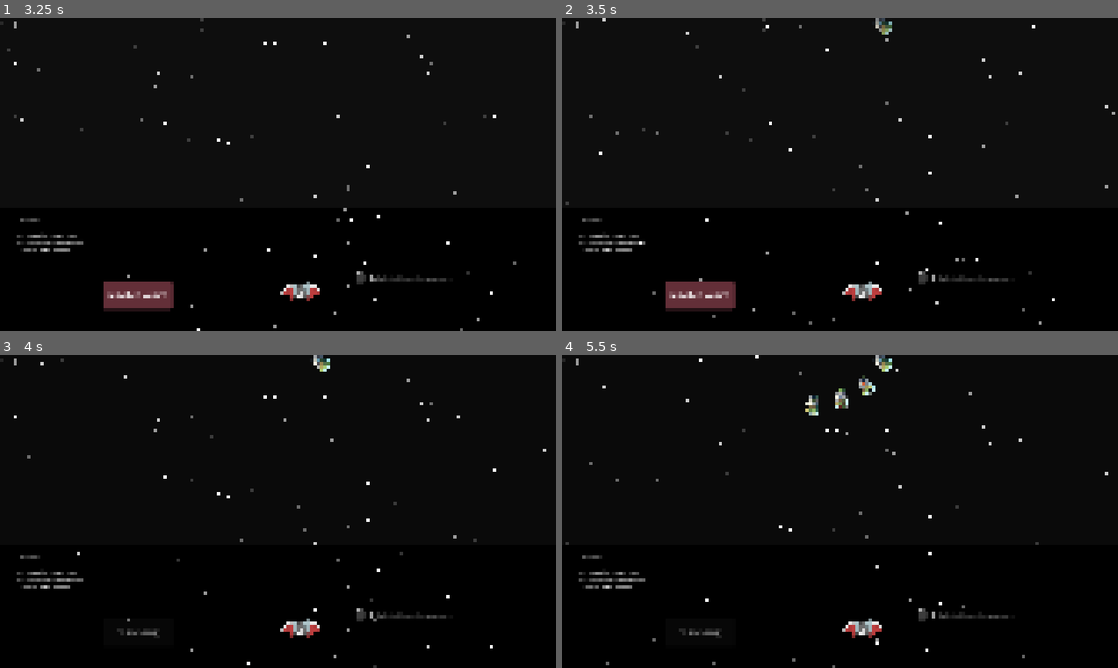
Above: before the commit, frames 1-4 (two rows, left to right).
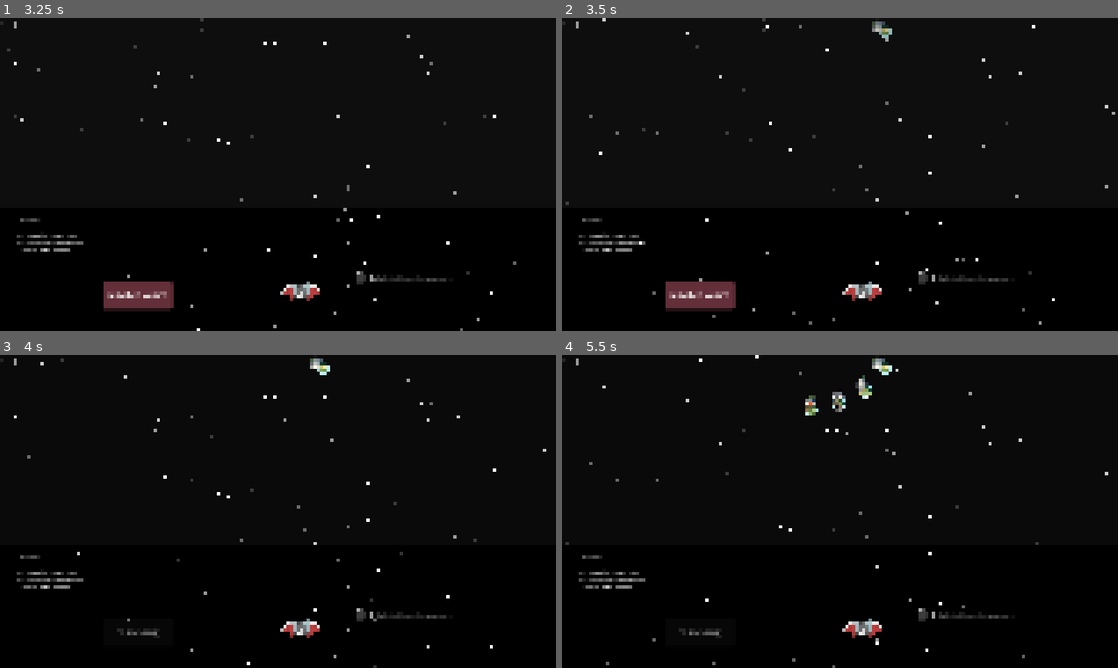
Above: after the commit, the same moments.

Repository: moby-it/cosmic-jack
Game: Godot game, scene res://main.tscn
The game is run twice, just before and just after one commit, with the same random seed, the same clock (stepped at 60 frames per second) and the same inputs.
Inputs (mouse positions are in pixels of both pictures, inside the frame that each line leads up to):
- Up to frame 1 (3.25 s): tap Enter at 0.5 s; move the mouse to (400, 158) at 0.52 s; hold Up (ui_up) 0.53-1.25 s; tap O at 0.6 s; click (400, 158) at 0.67 s; click "play" at 1.25 s; click "resolve wave" at 2 s; drag from (166, 190) to (250, 237) at 2.77 s
- Up to frame 2 (3.5 s): no input
- Up to frame 3 (4 s): click "resolve wave" at 3.5 s
- Up to frame 4 (5.5 s): move the mouse to (895, 442) at 4.27 s; hold Up (ui_up) 4.28-5 s; tap Shift at 4.35 s; click (895, 442) at 4.42 s; drag from (812, 574) to (867, 386) at 5.02 s

Frame 1 is identical in both runs. In frame 2, 0.2% of the frame differs, in the area x 55-60%, y 0-7%; in frame 3, 0.2%; in frame 4, 0.6%, in the area x 43-60%, y 0-20%.

Commit message:
Fix fruit restoration feature
- Move fruit position saving to resolve button press instead of health depleted
- Add metadata to fruits for better type identification
- Improve fruit type detection with multiple fallback methods
- Add helpful debug logging
- Include associated changes to wave_history, UI, rivers and project files

🤖 Generated with [Claude Code](https://claude.ai/code)

Co-Authored-By: Claude <noreply@anthropic.com>

Diff:
--- a/levels/1/watermelon_intro.tres
+++ b/levels/1/watermelon_intro.tres
@@ -10,7 +10,7 @@
 [sub_resource type="Resource" id="Resource_0lca4"]
 script = ExtResource("1_7pcus")
 apples = 1
-watermelons = 1
+watermelons = 2
 cherries = 0
 
 [sub_resource type="Resource" id="Resource_sbo23"]
--- a/levels/level.gd
+++ b/levels/level.gd
@@ -121,11 +121,15 @@
 func _on_resolve_button_down() -> void:
 	print("resolve btn down")
 	if not resolving():
+		# Save the current fruit positions before resolving
+		# This is the right time to save them, before they potentially explode
+		save_current_fruit_positions()
+		print("Saved current fruit positions at resolve time")
+
 		round_status = ROUND_STATUS.RESOLVING
 		resolve_btn.disabled = true
 		resolve_btn.text = "resolving"
 		clear_wave()
-		# Emit signal to trigger apples to start countdown
 		wave_resolving.emit()
 		create_wave()
 
@@ -292,12 +296,95 @@
 	var menu = self.get_node_or_null("Menu")
 	if is_instance_valid(menu):
 		return
+
+	# We no longer save positions here - it happens at resolve time instead
+
 	menu = load("res://menu/in_game_menu.tscn").instantiate()
 	menu.name = "Menu"
 	menu.get_node("ColorRect/MarginContainer/VBoxContainer/Label").text = "Wave Lost!"
 	menu.get_node("ColorRect").get_node("CloseMenu").queue_free()
+	menu.disable_replay_past_levels = true
 	clear_wave()
 	self.add_child(menu)
+
+func save_current_fruit_positions():
+	var fruits = self.get_tree().get_nodes_in_group("fruits")
+	var fruits_data = []
+	print("Saving positions of " + str(fruits.size()) + " fruits")
+
+	for fruit in fruits:
+		# Try multiple approaches to determine the fruit type
+		var fruit_type = ""
+
+		# Method 1: Check if the fruit has a meta "name" property set when created
+		if fruit.has_meta("name"):
+			fruit_type = fruit.get_meta("name")
+
+		# Method 2: Check if it's in one of the available_fruits scenes
+		if fruit_type == "":
+			for type in Fruits.available_fruits.keys():
+				if fruit.is_in_group(type) or (fruit.name.begins_with(type) and not fruit.name.contains("@")):
+					fruit_type = type
+					break
+
+		# Method 3: Check direct against Fruits dictionary
+		if fruit_type == "":
+			for type in Fruits.available_fruits.keys():
+				if Fruits.available_fruits[type].get_path() == fruit.get_parent().get_path():
+					fruit_type = type
+					break
+
+		if fruit_type == "":
+			print("WARNING: Could not determine fruit type for " + fruit.name)
+			continue
+
+		print("Saving fruit: " + fruit_type)
+		fruits_data.append({
+			"fruit_type": fruit_type,
+			"position": fruit.position
+		})
+
+	# Save to WaveHistory singleton
+	WaveHistory.save_failed_fruits(fruits_data)
+
+func restore_fruit_positions():
+	var failed_fruits = WaveHistory.get_failed_fruits()
+
+	if failed_fruits.is_empty():
+		print("No failed fruits to restore")
+		return
+
+	print("Restoring " + str(failed_fruits.size()) + " fruits")
+
+	# Place each fruit from the saved positions
+	for fruit_data in failed_fruits:
+		# Check if we're using the new format with fruit_type key
+		var fruit_type = fruit_data.get("fruit_type", fruit_data.get("name", ""))
+		var position = fruit_data["position"]
+
+		print("Trying to restore fruit: " + fruit_type)
+
+		# Check if we have ammo for this fruit and if it's a valid fruit type
+		if not fruit_type in Fruits.available_fruits:
+			print("Invalid fruit type: " + fruit_type)
+			continue
+
+		if not Fruits.can_place_fruit(fruit_type):
+			print("No ammo for fruit: " + fruit_type)
+			continue
+
+		# Place the fruit at the saved position
+		var fruit = Fruits.create_fruit(fruit_type)
+		fruit.position = position
+		self.add_child(fruit)
+		fruit_placed.emit(fruit)
+
+		# Reduce fruit ammo
+		Fruits.reduce_fruit_ammo(fruit_type)
+		print("Restored fruit: " + fruit_type)
+
+	# Clear the saved positions after restoring
+	WaveHistory.clear_failed_fruits()
 
 func _on_level_change(idx: int, hp: int):
 	if is_instance_valid(wave_announcer):
@@ -310,7 +397,15 @@
 	health = hp
 	health_count.text = str(hp)
 	curr_wave_idx = idx
-	show_announcer()
+
+	# Check if this is a retry after failure (last wave in history)
+	var is_retry_after_failure = idx == WaveHistory.history.size() - 1
+
+	if is_retry_after_failure and not WaveHistory.last_failed_fruits.is_empty():
+		# We'll restore fruits after the wave announcer is dismissed
+		show_announcer(true)
+	else:
+		show_announcer(false)
 
 ## clears enemies enemies from screen, and associated structures
 func clear_wave():
@@ -344,7 +439,7 @@
 func all_convoys_rendered() -> bool:
 	return curr_wave().convoys.all(func(c): return c.rendered)
 
-func show_announcer():
+func show_announcer(restore_failed_fruits: bool = false):
 	if is_instance_valid(wave_announcer):
 		return
 	if is_instance_valid(active_fruit):
@@ -357,13 +452,23 @@
 	wave_announcer.get_node("VBoxContainer/Title").text = wave.title
 	wave_announcer.get_node("VBoxContainer/Subtitle").text = wave.subtitle
 	wave_announcer.get_node("VBoxContainer/Description").text = wave.description
+
+	# Add a note if we're restoring previous fruit positions
+	if restore_failed_fruits and not WaveHistory.last_failed_fruits.is_empty():
+		wave_announcer.get_node("VBoxContainer/Description").text += "\n\nYour previous fruit placement will be restored."
+
 	wave_announcer.visible = true
 	wave_announcer.modulate.a = 0
 	var tween = create_tween()
 	tween.set_ease(Tween.EASE_IN)
 	tween.set_trans(Tween.TRANS_LINEAR)
 	tween.tween_property(wave_announcer, "modulate:a", 1.0, 1.0)
-	wave_announcer.gui_input.connect(_on_wave_announcer_gui_input)
+
+	if restore_failed_fruits:
+		wave_announcer.gui_input.connect(func(event): _on_wave_announcer_gui_input_with_restore(event))
+	else:
+		wave_announcer.gui_input.connect(_on_wave_announcer_gui_input)
+
 	self.add_child(wave_announcer)
 
 func hide_announcer():
@@ -385,6 +490,13 @@
 	if Utils.is_mouse_left(event):
 		await hide_announcer()
 		create_wave()
+
+func _on_wave_announcer_gui_input_with_restore(event: InputEvent) -> void:
+	if Utils.is_mouse_left(event):
+		await hide_announcer()
+		create_wave()
+		# Restore fruit positions
+		restore_fruit_positions()
 
 func start_audio():
 	wave_audio.stream = load(audio_track)
--- a/menu/in_game_menu.gd
+++ b/menu/in_game_menu.gd
@@ -3,11 +3,34 @@
 signal closed
 
 @onready var container = $ColorRect/MarginContainer/VBoxContainer/History
+@onready var exit_button = $ColorRect/Exit
+
+var disable_replay_past_levels: bool = false
 
 func _ready() -> void:
 	closed.connect(func(): self.queue_free())
-	for h in WaveHistory.history:
-		_render_history(h)
+
+	if disable_replay_past_levels:
+		# Clear container first to ensure clean state
+		for child in container.get_children():
+			child.queue_free()
+
+		# When a player loses, show only the current level they lost
+		var current_wave = WaveHistory.history.back()
+		if current_wave:
+			# No label needed
+
+			_render_history(current_wave)
+
+		# Leave exit game unchanged - no need to modify it
+	else:
+		# Show all wave history entries, but only allow retry for the current level
+		var current_idx = WaveHistory.history.size() - 1
+
+		for i in range(WaveHistory.history.size()):
+			var h = WaveHistory.history[i]
+			var is_current = (i == current_idx)
+			_render_history(h, is_current)
 
 func _on_exit_gui_input(event: InputEvent) -> void:
 	if Utils.is_mouse_left(event):
@@ -16,9 +39,10 @@
 func _on_close_menu_button_down() -> void:
 	closed.emit()
 
-func _render_history(history):
+func _render_history(history, show_retry_button: bool = true):
 	var wave_entry = load("res://menu/wave_entry.tscn").instantiate()
 	wave_entry.index = history["index"]
 	wave_entry.hp = history["hp"]
 	wave_entry.wave = history["wave"]
+	wave_entry.show_retry_button = show_retry_button
 	container.add_child(wave_entry)
--- a/menu/wave_entry.gd
+++ b/menu/wave_entry.gd
@@ -3,8 +3,10 @@
 @export var wave: Wave
 @export var index: int
 @export var hp: int = 0
+var show_retry_button: bool = true
 
 @onready var container = $Panel/MarginContainer/WaveProps
+@onready var retry_button = $Retry
 
 func _ready() -> void:
 	var title = create_label("%s-%s: %s" % [WaveHistory.level_index, index + 1, wave.title])
@@ -15,6 +17,10 @@
 	#container.add_child(subtitle)
 	#container.add_child(create_label("hp: %s" % hp))
 
+	# Hide retry button if not showing it
+	if not show_retry_button and is_instance_valid(retry_button):
+		retry_button.visible = false
+
 func create_label(text: String):
 	var l = Label.new()
 	l.text = text
@@ -22,5 +28,5 @@
 	return l
 
 func _on_retry_gui_input(event: InputEvent) -> void:
-	if Utils.is_mouse_left(event):
+	if Utils.is_mouse_left(event) and show_retry_button:
 		WaveHistory.level_change.emit(index, hp)
--- a/project.godot
+++ b/project.godot
@@ -32,7 +32,6 @@
 
 window/size/viewport_width=3840
 window/size/viewport_height=2160
-window/size/mode=3
 window/stretch/mode="canvas_items"
 
 [editor_plugins]
--- a/singletons/fruits.gd
+++ b/singletons/fruits.gd
@@ -80,6 +80,10 @@
 func create_fruit(active_fruit_name: String) -> Node2D:
 	var fruit: Node2D = available_fruits[active_fruit_name].instantiate()
 	fruit.name = active_fruit_name
+	# Add a meta property for easy identification when saving/restoring
+	fruit.set_meta("name", active_fruit_name)
+	# Add to a group with the fruit type name for another way to identify it
+	fruit.add_to_group(active_fruit_name)
 	fruit.explosive.add_explosive_radius(fruit,fruit.explosive.radius)
 	return fruit
 
--- a/singletons/wave_history.gd
+++ b/singletons/wave_history.gd
@@ -4,6 +4,8 @@
 
 var level_index = 1
 var history = []
+# Store fruit positions for the last failed wave
+var last_failed_fruits = []
 
 func _ready() -> void:
 	level_change.connect(pop_wave)
@@ -15,3 +17,12 @@
 func pop_wave(idx: int, _hp: int):
 	while idx + 1 < len(history):
 		history.pop_back()
+
+func save_failed_fruits(fruits_data: Array):
+	last_failed_fruits = fruits_data
+
+func get_failed_fruits() -> Array:
+	return last_failed_fruits
+
+func clear_failed_fruits():
+	last_failed_fruits.clear()
--- a/waves/rivers/amur.rvr.tscn
+++ b/waves/rivers/amur.rvr.tscn
@@ -13,6 +13,7 @@
 
 [node name="Path2D" type="Path2D" parent="." groups=["paths"]]
 editor_description = "Duration 8 - Count 2 - can be solved by single apple"
+position = Vector2(0, 74)
 curve = SubResource("Curve2D_g50po")
 
 [node name="PlayArea" parent="." instance=ExtResource("1_jue5h")]
--- a/waves/rivers/colorado.rvr.tscn
+++ b/waves/rivers/colorado.rvr.tscn
@@ -4,7 +4,7 @@
 
 [sub_resource type="Curve2D" id="Curve2D_g50po"]
 _data = {
-"points": PackedVector2Array(0, 0, 0, 0, 3043, -145.244, 124.14, -184.036, -124.14, 184.036, 2989, 419.818, 52.0587, 59.951, -52.0587, -59.951, 2507, 369.683, -77.4207, 71.1047, 77.4207, -71.1047, 2534, 96.0303, -62.7375, -83.6524, 62.7375, 83.6524, 2778, 167.055, 0, 0, 0, 0, 2836, 1327.47)
+"points": PackedVector2Array(0, 0, 0, 0, 3056, -125.399, 124.14, -184.036, -124.14, 184.036, 2989, 419.818, 52.0587, 59.951, -52.0587, -59.951, 2507, 369.683, -77.4207, 71.1047, 77.4207, -71.1047, 2534, 96.0303, -62.7375, -83.6524, 62.7375, 83.6524, 2778, 167.055, 0, 0, 0, 0, 2836, 1327.47)
 }
 point_count = 6
 
--- a/waves/rivers/ganges.rvr.tscn
+++ b/waves/rivers/ganges.rvr.tscn
@@ -4,7 +4,7 @@
 
 [sub_resource type="Curve2D" id="Curve2D_g50po"]
 _data = {
-"points": PackedVector2Array(0, 0, 0, 0, 2168, -166.133, -83.86, -284.306, 83.86, 284.306, 2026, 496.065, -77.4207, 71.1047, 77.4207, -71.1047, 2534, 96.0303, -62.7375, -83.6524, 62.7375, 83.6524, 2778, 167.055, 0, 0, 0, 0, 2836, 1327.47)
+"points": PackedVector2Array(0, 0, 0, 0, 2146, -125.399, -83.86, -284.306, 83.86, 284.306, 2026, 496.065, -77.4207, 71.1047, 77.4207, -71.1047, 2534, 96.0303, -62.7375, -83.6524, 62.7375, 83.6524, 2778, 167.055, 0, 0, 0, 0, 2836, 1327.47)
 }
 point_count = 5
 
--- a/waves/rivers/lena.rvr.tscn
+++ b/waves/rivers/lena.rvr.tscn
@@ -13,6 +13,7 @@
 
 [node name="Path2D" type="Path2D" parent="." groups=["paths"]]
 editor_description = "Duration 8 - Count 2 - can be solved by single apple"
+position = Vector2(2, 80)
 curve = SubResource("Curve2D_g50po")
 
 [node name="PlayArea" parent="." instance=ExtResource("1_avxj2")]
--- a/waves/rivers/mississippi.tscn
+++ b/waves/rivers/mississippi.tscn
@@ -4,7 +4,7 @@
 
 [sub_resource type="Curve2D" id="Curve2D_0dq45"]
 _data = {
-"points": PackedVector2Array(0, 0, 0, 0, 922, -25, -410, -96, 410, 96, 1006, 647, 6, -312, -6, 312, 2972, 399, 0, 0, 0, 0, 1550, 1317)
+"points": PackedVector2Array(0, 0, 0, 0, 901, -1, -410, -96, 410, 96, 1006, 647, 6, -312, -6, 312, 2972, 399, 0, 0, 0, 0, 1550, 1317)
 }
 point_count = 4
 
--- a/waves/rivers/seine.rvr.tscn
+++ b/waves/rivers/seine.rvr.tscn
@@ -4,7 +4,7 @@
 
 [sub_resource type="Curve2D" id="Curve2D_7etg2"]
 _data = {
-"points": PackedVector2Array(0, 0, 0, 0, 773, 25, 201.815, -94.1798, -201.815, 94.1798, 529, 328, 0, -237.133, 0, 237.133, -226, 659, -260.677, -97.5439, 260.677, 97.5439, 846, 1051, 0, 0, 0, 0, 1495, 1381)
+"points": PackedVector2Array(0, 0, 0, 0, 767, 46, 201.815, -94.1798, -201.815, 94.1798, 529, 328, 0, -237.133, 0, 237.133, -226, 659, -260.677, -97.5439, 260.677, 97.5439, 846, 1051, 0, 0, 0, 0, 1495, 1381)
 }
 point_count = 5
 
--- a/waves/rivers/yangtze.rvr.tscn
+++ b/waves/rivers/yangtze.rvr.tscn
@@ -4,7 +4,7 @@
 
 [sub_resource type="Curve2D" id="Curve2D_g50po"]
 _data = {
-"points": PackedVector2Array(0, 0, 0, 0, 700, -163, 0, 0, 0, 0, 700, 1246)
+"points": PackedVector2Array(0, 0, 0, 0, 700, -124.354, 0, 0, 0, 0, 700, 1246)
 }
 point_count = 2
 
Not shown, changed: CLAUDE.md
